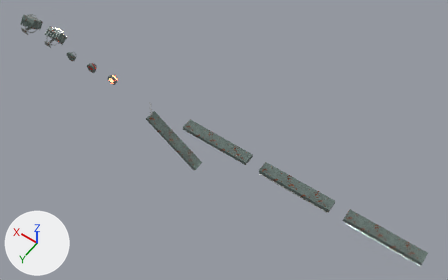
One commit to the glTF model godot/assets/ambiente/dettagli/gltf/lampade.gltf: the scene before it, then after it.
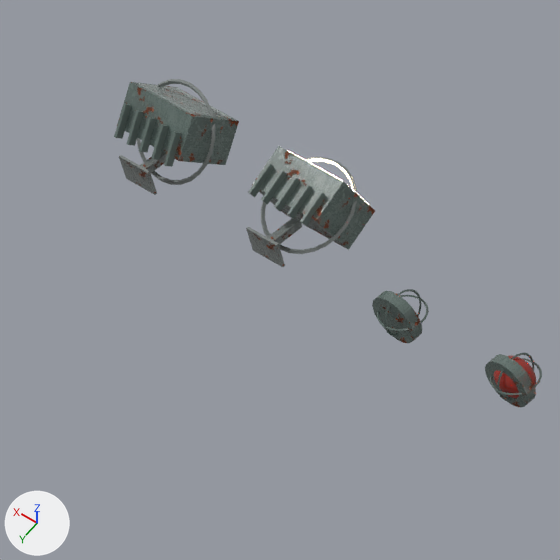
Each version is shown whole from a 50 mm lens placed at (-0.07, -4.98, 8.0), pointed at (3.79, -10.38, -0.49), then close up on the part from 0% to 22% of the width and 0% to 36% of the height. Lighting does not change. The marker at lower left points along +X, +Y and +Z. The last two pictures show the newer version. Vertices at exactly the same position are counted once.

The first close-up shows 'det_applique_emergenza_rotta', 'det_applique_emergenza_spenta', 'det_faro', 'det_faro_spento'.
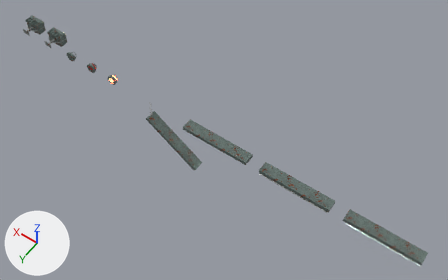
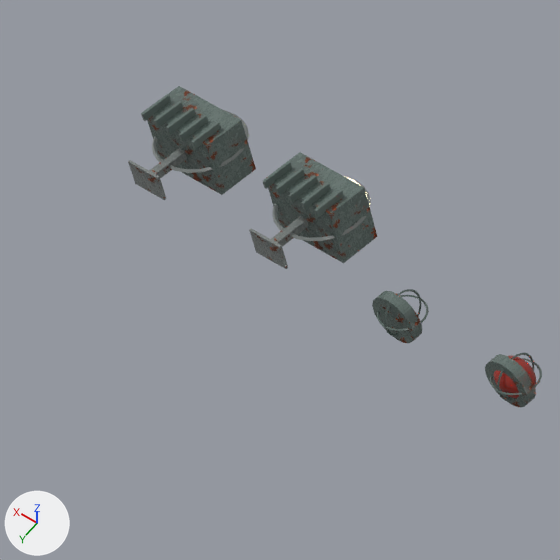
The change, as a list of edits to the scene's bpy script:
```text
Change me_det_faro:
    remove me_det_faro.from_pydata(...)  # 168 vertices, 300 faces; spans x -0.178..0.178, y -0.375..0.0, z -0.091..0.176
    add me_det_faro.from_pydata(...)  # 168 vertices, 300 faces; spans x -0.163..0.163, y -0.413..0.0, z -0.11..0.135
    me_det_faro part 1: the loose piece of 96 vertices spanning x -0.178..0.178, y -0.375..-0.052, z -0.05..0.109 is turned 25 degrees about the x axis through its middle and scaled by 0.912, then moved by (0.0, -0.037, -0.03)
    me_det_faro part 2: the loose piece of 8 vertices spanning x -0.15..0.15, y -0.36..-0.122, z -0.091..0.176 is turned 25 degrees about the x axis through its middle, then moved by (0.0, -0.009, -0.042)
    me_det_faro part 3: the loose piece of 8 vertices spanning x -0.125..-0.115, y -0.205..-0.084, z 0.091..0.169 is turned 25 degrees about the x axis through its middle, then moved by (0.0, -0.055, -0.01)
    me_det_faro part 4: the loose piece of 8 vertices spanning x -0.065..-0.055, y -0.205..-0.084, z 0.091..0.169 is turned 25 degrees about the x axis through its middle, then moved by (0.0, -0.055, -0.01)
    me_det_faro part 5: the loose piece of 8 vertices spanning x -0.005..0.005, y -0.205..-0.084, z 0.091..0.169 is turned 25 degrees about the x axis through its middle, then moved by (0.0, -0.055, -0.01)
    me_det_faro part 6: the loose piece of 8 vertices spanning x 0.055..0.065, y -0.205..-0.084, z 0.091..0.169 is turned 25 degrees about the x axis through its middle, then moved by (0.0, -0.055, -0.01)
    me_det_faro part 7: the loose piece of 8 vertices spanning x 0.115..0.125, y -0.205..-0.084, z 0.091..0.169 is turned 25 degrees about the x axis through its middle, then moved by (0.0, -0.055, -0.01)
    me_det_faro part 8: the loose piece of 8 vertices spanning x -0.13..0.13, y -0.355..-0.275, z -0.006..0.16 is turned 25 degrees about the x axis through its middle, then moved by (0.0, -0.017, -0.077)
    me_det_faro part 9: 4 of 168 vertices moved; they spanned x -0.015..0.015, y -0.155, z -0.015..0.015 and now span x -0.015..0.015, y -0.175, z -0.015..0.015; mean shift (0.0, -0.02, 0.0); largest move (-0.015, -0.155, -0.015) -> (-0.015, -0.175, -0.015)
Change me_det_faro_spento:
    remove me_det_faro_spento.from_pydata(...)  # 168 vertices, 300 faces; spans x -0.178..0.178, y -0.35..0.0, z -0.083..0.209
    add me_det_faro_spento.from_pydata(...)  # 168 vertices, 300 faces; spans x -0.163..0.163, y -0.413..0.0, z -0.11..0.135
    me_det_faro_spento part 10: the loose piece of 96 vertices spanning x -0.178..0.178, y -0.31..-0.08, z -0.083..0.19 is turned 50 degrees about the x axis through its middle and scaled by 0.912, then moved by (0.0, -0.055, -0.054)
    me_det_faro_spento part 11: the loose piece of 8 vertices spanning x -0.15..0.15, y -0.35..-0.079, z -0.055..0.209 is turned 50 degrees about the x axis through its middle, then moved by (0.0, -0.036, -0.077)
    me_det_faro_spento part 12: the loose piece of 8 vertices spanning x -0.125..-0.115, y -0.14..-0.04, z 0.06..0.171 is turned 50 degrees about the x axis through its middle, then moved by (0.0, -0.11, 0.005)
    me_det_faro_spento part 13: the loose piece of 8 vertices spanning x -0.065..-0.055, y -0.14..-0.04, z 0.06..0.171 is turned 50 degrees about the x axis through its middle, then moved by (0.0, -0.11, 0.005)
    me_det_faro_spento part 14: the loose piece of 8 vertices spanning x -0.005..0.005, y -0.14..-0.04, z 0.06..0.171 is turned 50 degrees about the x axis through its middle, then moved by (0.0, -0.11, 0.005)
    me_det_faro_spento part 15: the loose piece of 8 vertices spanning x 0.055..0.065, y -0.14..-0.04, z 0.06..0.171 is turned 50 degrees about the x axis through its middle, then moved by (0.0, -0.11, 0.005)
    me_det_faro_spento part 16: the loose piece of 8 vertices spanning x 0.115..0.125, y -0.14..-0.04, z 0.06..0.171 is turned 50 degrees about the x axis through its middle, then moved by (0.0, -0.11, 0.005)
    me_det_faro_spento part 17: the loose piece of 8 vertices spanning x -0.13..0.13, y -0.338..-0.196, z 0.08..0.199 is turned 50 degrees about the x axis through its middle, then moved by (0.0, -0.065, -0.139)
    me_det_faro_spento part 18: 4 of 168 vertices moved; they spanned x -0.015..0.015, y -0.155, z -0.015..0.015 and now span x -0.015..0.015, y -0.175, z -0.015..0.015; mean shift (0.0, -0.02, 0.0); largest move (-0.015, -0.155, -0.015) -> (-0.015, -0.175, -0.015)
Change ob_det_faro:
    ob_det_faro.location: (7.539, -10.0, 0.0) -> (7.524, -10.0, 0.0)
Change ob_det_faro_spento:
    ob_det_faro_spento.location: (8.145, -10.0, 0.0) -> (8.1, -10.0, 0.0)
```

Pixel boxes (x1, y1, x2, y2) of what changed, in the close-ups (560 x 560 px; the box of a moved part takes in the faces that stretch with it):
'det_faro_spento', reshaped, moved
    before: (114, 79, 239, 195)
    after: (128, 86, 256, 200)
'det_faro', reshaped, moved
    before: (246, 146, 375, 267)
    after: (249, 152, 377, 269)
part 1 of me_det_faro, moved or reshaped
    before: (261, 157, 357, 254)
    after: (272, 176, 371, 241)
part 2 of me_det_faro, moved or reshaped
    before: (252, 146, 375, 250)
    after: (266, 152, 377, 263)
part 3 of me_det_faro, moved or reshaped
    before: (300, 191, 326, 226)
    after: (314, 190, 344, 217)
part 4 of me_det_faro, moved or reshaped
    before: (287, 184, 313, 219)
    after: (301, 182, 331, 210)
part 5 of me_det_faro, moved or reshaped
    before: (274, 177, 300, 212)
    after: (288, 175, 318, 203)
part 6 of me_det_faro, moved or reshaped
    before: (261, 170, 287, 205)
    after: (275, 168, 305, 196)
part 7 of me_det_faro, moved or reshaped
    before: (248, 163, 274, 197)
    after: (263, 161, 292, 189)
part 8 of me_det_faro, moved or reshaped (not visible afterwards)
    before: (287, 150, 368, 204)
part 9 of me_det_faro, moved or reshaped
    before: (268, 217, 302, 245)
    after: (271, 216, 309, 247)
part 10 of me_det_faro_spento, moved or reshaped
    before: (137, 79, 215, 185)
    after: (152, 110, 249, 173)
part 11 of me_det_faro_spento, moved or reshaped
    before: (117, 82, 239, 165)
    after: (147, 86, 256, 195)
part 12 of me_det_faro_spento, moved or reshaped
    before: (164, 131, 181, 167)
    after: (191, 122, 221, 149)
part 13 of me_det_faro_spento, moved or reshaped
    before: (151, 124, 169, 160)
    after: (179, 115, 208, 142)
part 14 of me_det_faro_spento, moved or reshaped
    before: (139, 117, 156, 153)
    after: (166, 108, 196, 135)
part 15 of me_det_faro_spento, moved or reshaped
    before: (126, 110, 144, 146)
    after: (154, 101, 183, 128)
part 16 of me_det_faro_spento, moved or reshaped
    before: (114, 104, 131, 139)
    after: (141, 94, 171, 121)
part 17 of me_det_faro_spento, moved or reshaped (not visible afterwards)
    before: (139, 83, 231, 119)
part 18 of me_det_faro_spento, moved or reshaped
    before: (140, 152, 167, 173)
    after: (149, 148, 187, 178)
